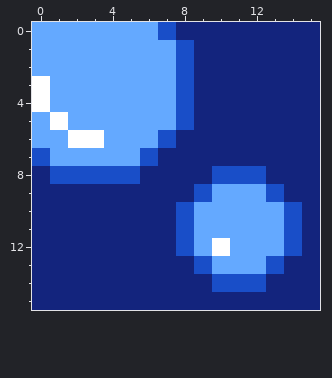
Two versions of one pixel-art sprite, Assets/Sprites/Flooring/7.png. Above is the file before it was changed.
The file is 16x16 pixels.
The same view after the edit:
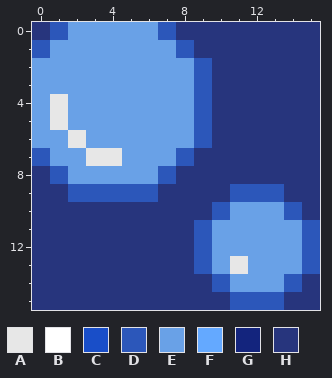
Palette (. is transparent): A #e7e7e7  B #ffffff  C #194ec8  D #2c57ba  E #69a1e7  F #64a9ff  G #13247d  H #27357d
Diff:
Changed rows in their new state; - is an unchanged pixel.
first column x 0:
 0 HDEEEEEDHHHHHHHH
 1 DEEEEEEEDHHHHHHH
 2 EEEEEEEEEDHHHHHH
 3 EEEEEEEEEDHHHHHH
 4 EAEEEEEEEDHHHHHH
 5 EAEEEEEEEDHHHHHH
 6 EEAEEEEEEDHHHHHH
 7 DEEAAEEEDHHHHHHH
 8 HDEEEEEDHHHHHHHH
 9 HHDDDDDHHHHDDDHH
10 HHHHHHHHHHDEEEDH
11 HHHHHHHHHDEEEEED
12 HHHHHHHHHDEEEEED
13 HHHHHHHHHDEAEEED
14 HHHHHHHHHHDEEEDH
15 HHHHHHHHHHHDDDHH
Boxes around the changes in both pictures, in picture pixels (x1, y1, x2, y2):
changed: (32, 22, 320, 310)
